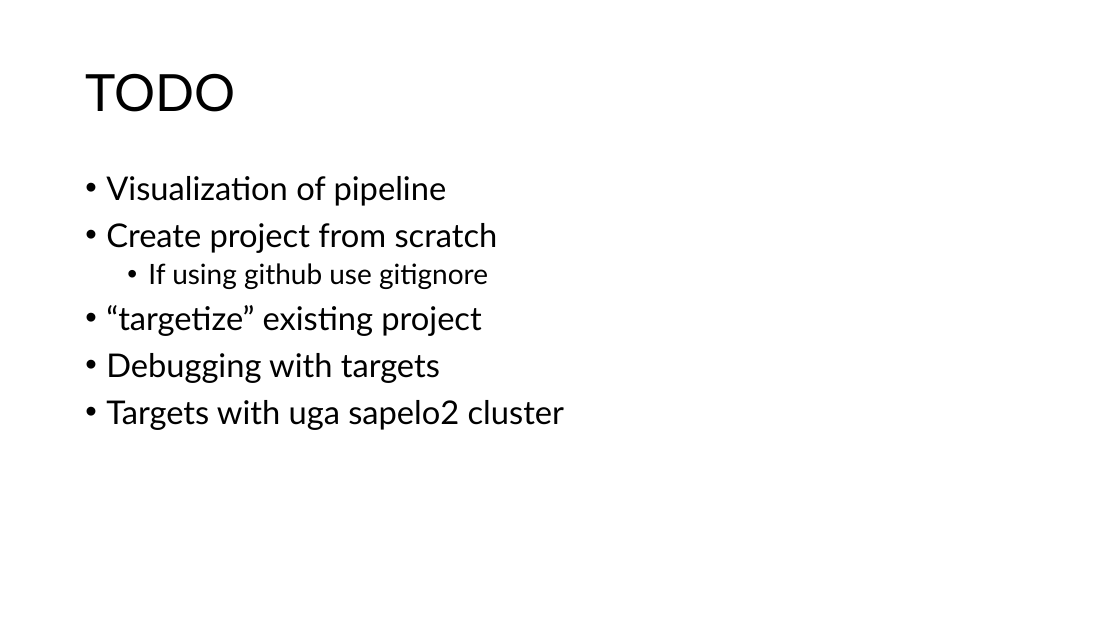
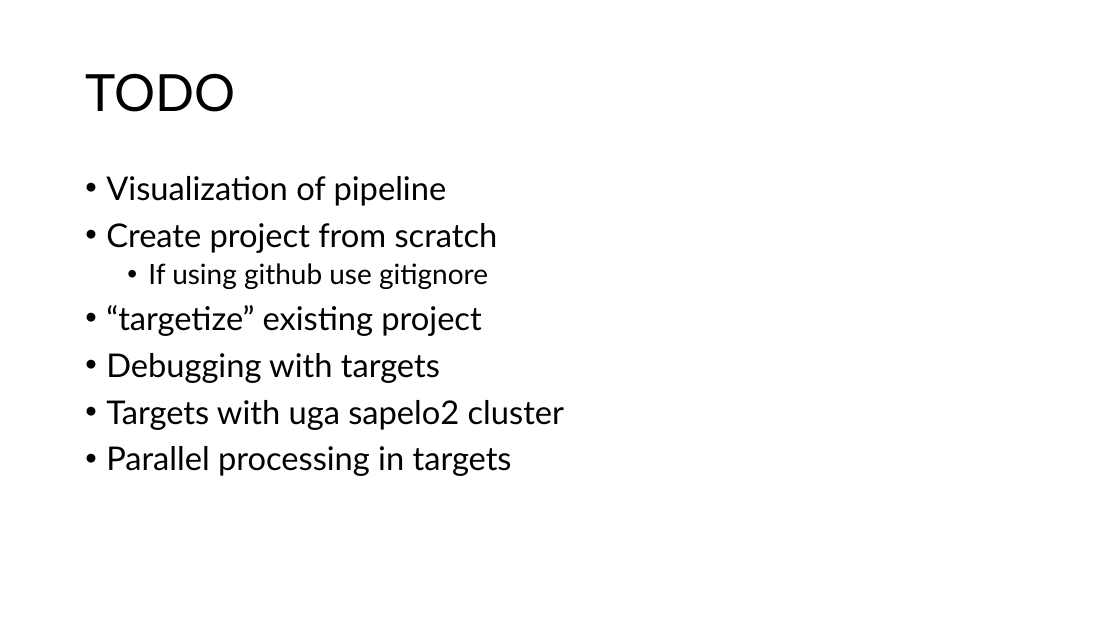
Before and after one commit to andreashandel/targets-tutorial, a slide deck: slide 8 of products/slides/idig-pres.pptx (slide 6 before the commit). Drawn at 1120x630 pixels with LibreOffice and Linux fonts; fonts in the diff are those of the drawing. Boxes give left, top, right and bottom in pixels: in the first picture for what was removed or moved away, otherwise in the second. Text is boxed around its words. In the diff, an @@ line names an element or a change of style, - is before the commit and + after.

```diff
--- a/products/slides/idig-pres.pptx
+++ b/products/slides/idig-pres.pptx
@@ text at (106, 446, 512, 476): paragraph added @@
+• Parallel processing in targets
```
Also in this commit, not shown: 4 other slides changed, 3 slides added.
